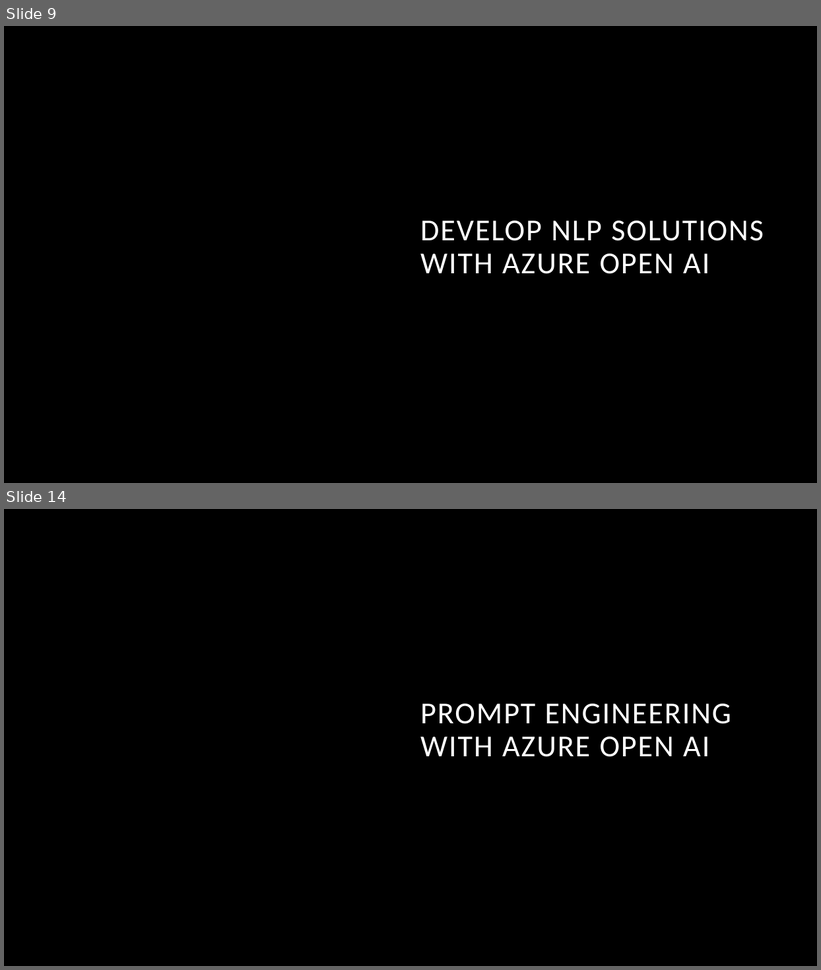
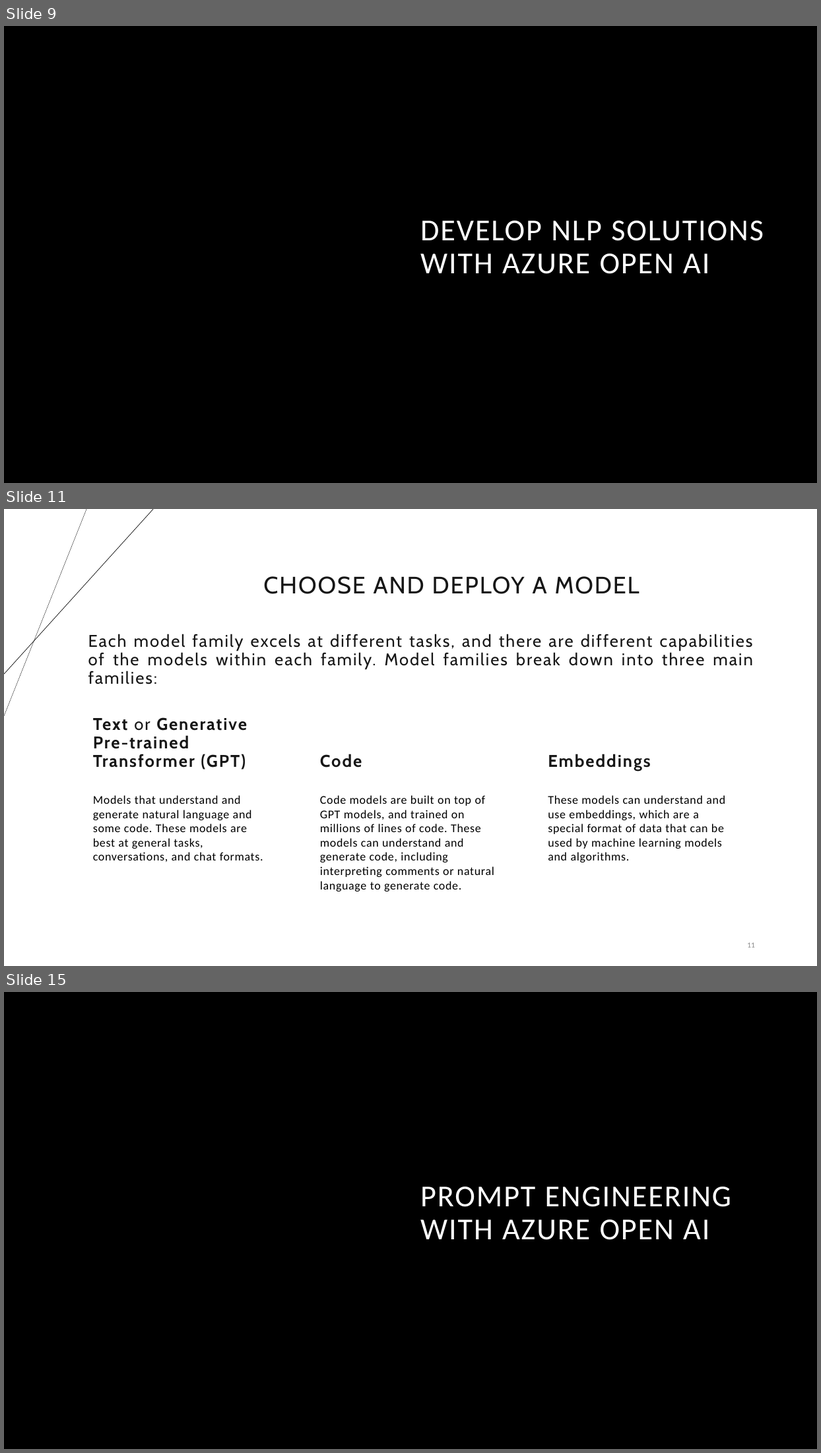
Before and after one commit to sujoy-saha/Develop-AI-solutions-with-Azure-AI, a slide deck: 6. Develop AI solutions with Azure OpenAI/Develop AI solutions with Azure OpenAI.pptx. Shown one above the other, each under a label of ours: slides 9 and 14 before the commit, slides 9, 11 and 15 after it; the slides between them are not shown. The pictures are 821x970 and 821x1453 pixels, drawn with LibreOffice and Linux fonts; fonts in the diff are those of the drawing; background and template pictures are left out. Boxes give left, top, right and bottom in pixels: in the first picture for what was removed or moved away, otherwise in the second. Text is boxed around its words. In the diff, an @@ line names an element or a change of style, - is before the commit and + after.

```diff
--- a/6. Develop AI solutions with Azure OpenAI/Develop AI solutions with Azure OpenAI.pptx
+++ b/6. Develop AI solutions with Azure OpenAI/Develop AI solutions with Azure OpenAI.pptx
@@ slide 11 added at (4, 509, 817, 966), background #FFFFFF @@
@@ line added from (86, 509) to (4, 716), #000000 0.25 pt @@
@@ line added from (153, 509) to (4, 674), #000000 0.5 pt @@
@@ title added at (263, 576, 640, 594), 28 pt, text #161616 @@
+CHOOSE AND DEPLOY A MODEL
@@ text added at (88, 634, 753, 685), 20 pt, text #161616 @@
+Each model family excels at different tasks, and there are different capabilities of the models within each family. Model families break down into three main families:
@@ text added at (93, 718, 247, 770), 20 pt, text #161616, bold @@
+Text or Generative Pre-trained Transformer (GPT)
@@ text added at (320, 754, 362, 768), 20 pt, text #161616, bold @@
+Code
@@ text added at (548, 754, 650, 770), 20 pt, text #161616, bold @@
+Embeddings
@@ text added at (93, 795, 263, 862), 14 pt, text #000000 @@
+Models that understand and generate natural language and some code. These models are best at general tasks, conversations, and chat formats.
@@ text added at (320, 795, 494, 892), 14 pt, text #000000 @@
+Code models are built on top of GPT models, and trained on millions of lines of code. These models can understand and generate code, including interpreting comments or natural language to generate code.
@@ text added at (548, 795, 725, 863), 14 pt, text #000000 @@
+These models can understand and use embeddings, which are a special format of data that can be used by machine learning models and algorithms.
@@ page number added at (747, 943, 755, 948), 9 pt, text #8C8C8C @@
+11
@@ what was slide 14 is now slide 15 @@
```
Also in this commit, not shown: 8 slides changed, 3 other slides added, 4 slides removed, 2 other files.
